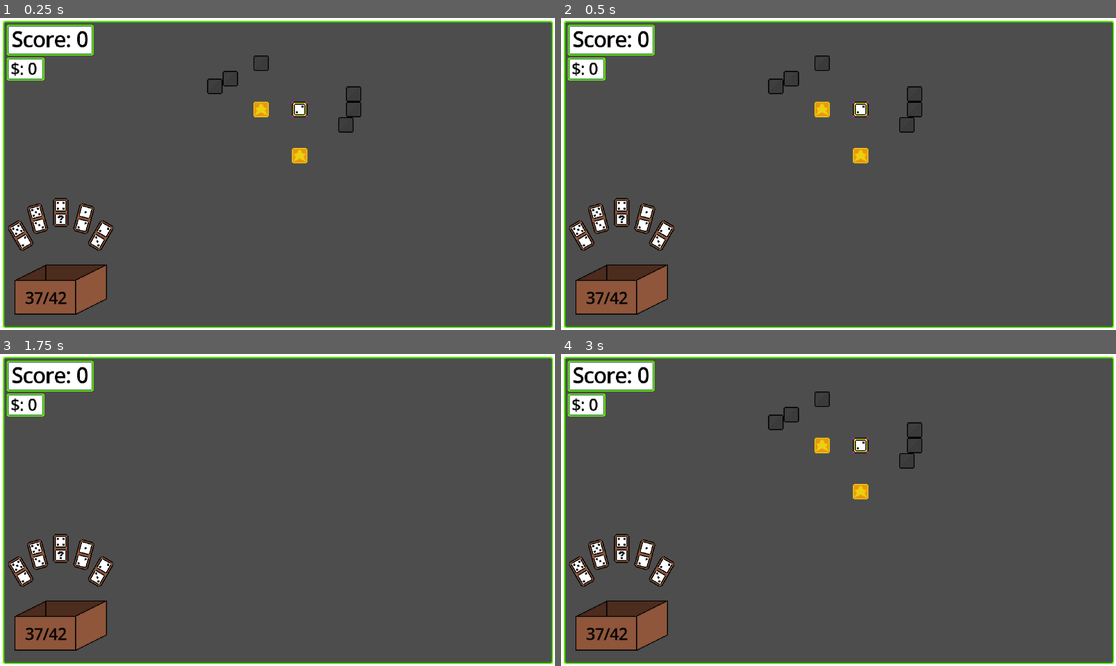
Above: before the commit, frames 1-4 (two rows, left to right).
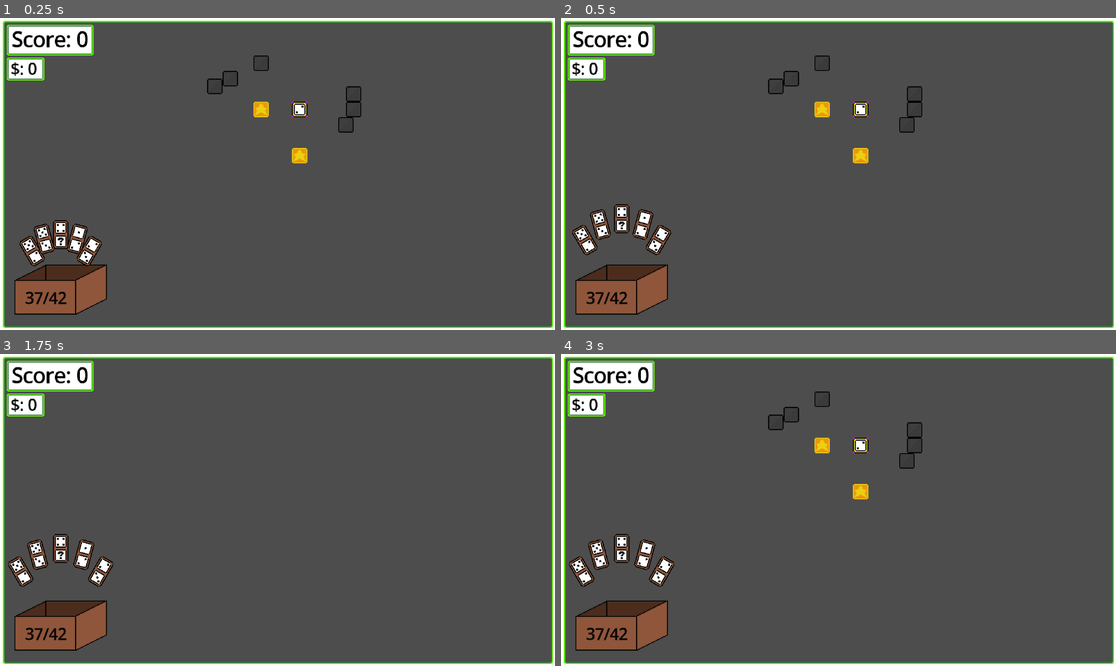
Above: after the commit, the same moments.

Repository: Ghoose1/GFPGame
Game: Godot game, scene res://scenes/scene.tscn
The game is run twice, just before and just after one commit, with the same random seed, the same clock (stepped at 60 frames per second) and the same inputs.
Inputs (mouse positions are in pixels of both pictures, inside the frame that each line leads up to):
- Up to frame 1 (0.25 s): no input
- Up to frame 2 (0.5 s): no input
- Up to frame 3 (1.75 s): tap Enter at 0.5 s; move the mouse to (399, 494) at 0.52 s; hold S (Camera_Down) 0.53-1.25 s; click (399, 494) at 0.67 s; drag from (166, 525) to (249, 572) at 1.27 s
- Up to frame 4 (3 s): tap Space (Start Score) at 2 s; move the mouse to (894, 441) at 2.02 s; hold D (Camera_Right) 2.03-2.75 s; click (894, 441) at 2.17 s; tap ` (Camera_Reset) at 2.75 s; drag from (810, 572) to (672, 463) at 2.77 s

The runs differ from the first frame. In frame 1, 2.1% of the frame differs, in the area x 1-21%, y 57-80%; in frame 2, 1.3%; in frame 3, less than 0.1%; in frame 4, less than 0.1%.

Commit message:
Dominoes now move to hand smoothly

Diff:
--- a/scripts/board.gd
+++ b/scripts/board.gd
@@ -11,9 +11,11 @@
 @onready var layer : CanvasLayer = $CanvasLayer
 
 func _ready() -> void:
+	# generate the starting set of dominoes
 	create_dominoes()
 
-	hand.resize(HAND_SIZE)
+	# initialize hand
+	#hand.resize(HAND_SIZE)
 
 	# box all the dominos
 	for domino in dominoes:
@@ -23,32 +25,38 @@
 		domino.boxed = true
 		boxed_dominoes.append(domino)
 
+	# draw dominoes to fill the hand
 	for i in range(HAND_SIZE):
-		add_hand_domino(i)
+		add_hand_domino()
+	update_hand_domino_target_positions()
 
 	Globals.board = self
 
-func add_hand_domino(index : int) -> void:
+## draws a domino to the hand at the given index
+func add_hand_domino() -> void:
 	if boxed_dominoes.is_empty():
 		return
 
 	var domino := pop_boxed_domino()
-	domino.position = Globals.domino_box.get_rect().get_center() + Vector2.UP * 32 + get_hand_position(index)
-	domino.rotation = get_hand_rotation(index) * 0.5
+	var index := hand.size()
+	hand.append(domino)
 
-	domino.origin_rotation = domino.rotation
-	domino.origin_position = domino.position
+	domino.position = box.get_rect().get_center()
 
 	domino.boxed = false
 	domino.in_hand = true
 
 	domino.drag.connect(func() -> void: drag_domino(domino))
 	domino.undrag.connect(func() -> void: undrag_domino(domino))
-	domino.sig_placed.connect(func() -> void: replace_domino(domino, index))
+	domino.sig_placed.connect(func() -> void: replace_domino(domino))
 
 	box.change_count(boxed_dominoes.size(), 42)
 
-	hand[index] = domino
+func update_hand_domino_target_positions() -> void:
+	for i in range(hand.size()):
+		var domino := hand[i]
+		domino.origin_position = Globals.domino_box.get_rect().get_center() + Vector2.UP * 32 + get_hand_position(i)
+		domino.origin_rotation = get_hand_rotation(i) * 0.5
 
 func drag_domino(domino : Domino) -> void:
 	assert(domino.get_parent() == layer)
@@ -58,10 +66,11 @@
 	assert(domino.get_parent() == self)
 	domino.reparent(layer)
 
-func replace_domino(domino : Domino, hand_idx : int) -> void:
-	assert(domino.get_parent() == self)
-
-	add_hand_domino(hand_idx)
+func replace_domino(domino : Domino) -> void:
+	hand.remove_at(hand.find(domino))
+	if !boxed_dominoes.is_empty():
+		add_hand_domino()
+	update_hand_domino_target_positions()
 
 const HAND_SIZE := 5
 const HAND_GAP_RADIANS := PI / 6
